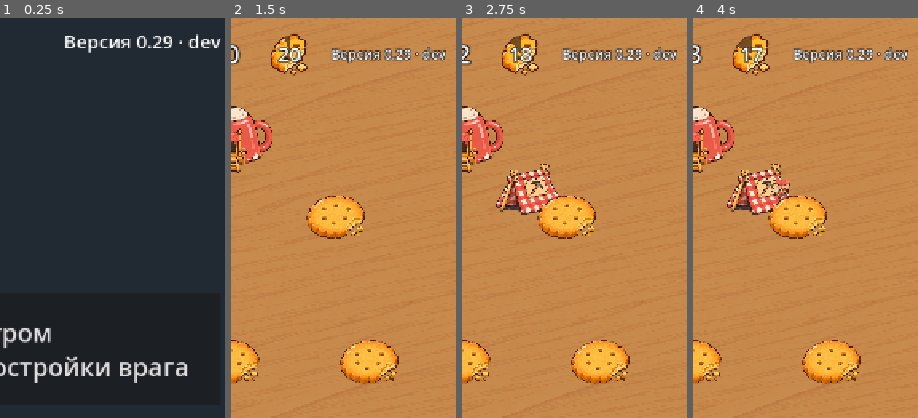
Above: before the commit, frames 1-4 (left to right).
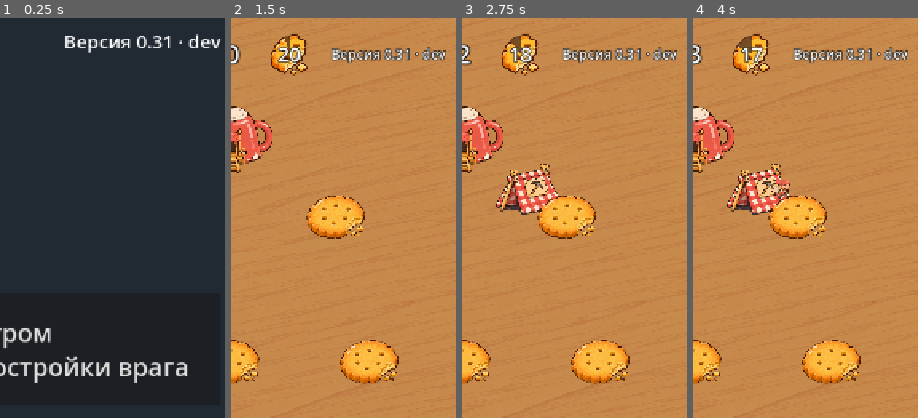
Above: after the commit, the same moments.

Repository: fishert2812/strategy-2d
Game: Godot game, scene res://scenes/main.tscn
Two runs of this game, one before a commit and one after it. Both use one fixed random seed, a clock stepped at 60 frames per second and the inputs below.
Inputs (mouse positions are % of the whole screen's width and height, from its top left):
- Up to frame 1 (0.25 s): no input
- Up to frame 2 (1.5 s): click "Разгром Разрушь все постройки…" at 0.5 s; tap Enter at 1.25 s; move the mouse to (72, 45) at 1.27 s; click (72, 45) at 1.42 s
- Up to frame 3 (2.75 s): drag from (30, 55) to (45, 70) at 2.02 s
- Up to frame 4 (4 s): move the mouse to (60, 28) at 2.77 s; click (60, 28) at 2.92 s; drag from (45, 70) to (20, 35) at 3.52 s
The pictures show only the part of the screen within x 50-100%, y 0-50%; the shares and areas given below are measured in that part.

The runs differ from the first frame. In frame 1, 0.2% of the frame differs, in the area x 68-77%, y 4-8%; in frame 2, 0.2%; in frame 3, 0.2%; in frame 4, 0.2%.

Commit message:
Лагерь сам тянет тропу к ближайшему свободному печенью (ждёт слова Романа)
Co-Authored-By: Claude Opus 5.5 <noreply@anthropic.com>
Claude-Session: https://claude.ai/code/session_019VbyzFae5xLzL824rEKy7F

Diff:
--- a/data/version.json
+++ b/data/version.json
@@ -1,3 +1,3 @@
 {
-	"number": "0.29"
+	"number": "0.31"
 }
--- a/scripts/sim.gd
+++ b/scripts/sim.gd
@@ -369,7 +369,14 @@
 	if can_build(side, kind, pos) != "":
 		return {}
 	gold[side] -= cfg.buildings[kind].cost
-	return _add_building(side, kind, pos)
+	var b := _add_building(side, kind, pos)
+	if kind == "camp":  # лагерь сам тянет тропу к ближайшему свободному печенью; перетягивание меняет цель
+		var taken := of_side(side, "camp").map(func(c): return c.target)
+		var free := deposits.filter(func(d): return d.gold > 0 and not taken.any(func(t): return is_same(t, d)))
+		free.sort_custom(func(a, c): return a.pos.distance_to(pos) < c.pos.distance_to(pos))
+		if not free.is_empty():
+			set_path(b, free[0].pos)
+	return b
 
 
 func damage(b: Dictionary, amount: float) -> void:
--- a/tests/test_flag.gd
+++ b/tests/test_flag.gd
@@ -54,7 +54,7 @@
 func test_end_screen_sends_in_one_tap() -> String:
 	var battle: Control = await t._battle(t.SIZES[0])
 	var sim: Sim = battle.sim
-	sim.build(Sim.PLAYER, "camp", Vector2(250, 830))
+	sim.build(Sim.PLAYER, "camp", Vector2(250, 830)).target = {}  # лагерь без тропы: печенье кончилось
 	battle.hint("тяни тропу к залежи")
 	for i in 20:
 		battle.box.step(sim, 1.5)
--- a/tests/test_mining.gd
+++ b/tests/test_mining.gd
@@ -50,3 +50,24 @@
 	if sim.deposits[0].gold != 0 or sim.gold[Sim.PLAYER] - before != 12:
 		return "в залежи осталось %d, принесли %d из 12" % [sim.deposits[0].gold, sim.gold[Sim.PLAYER] - before]
 	return ""
+
+
+## Зачем игроку: новичку не надо догадываться, что лагерю нужна тропа (слепой игрок на 0.25 ждал 30 с,
+## на 0.29 принял подсказку за работу). Лагерь сразу тянет тропу к ближайшему свободному печенью и носит крошки,
+## второй лагерь рядом берёт другое печенье, перетягивание меняет цель.
+func test_camp_mines_nearest_cookie_by_itself() -> String:
+	var sim := Sim.new()
+	sim.gold = [1000, 1000]
+	var a := sim.build(Sim.PLAYER, "camp", Vector2(250, 830))
+	var b := sim.build(Sim.PLAYER, "camp", Vector2(250, 700))
+	if a.target.get("pos") != Vector2(170, 760):
+		return "лагерь не взял ближайшее печенье сам: %s" % [a.target.get("pos")]
+	if b.target.is_empty() or is_same(b.target, a.target):
+		return "второй лагерь не взял другое свободное печенье"
+	var g: float = sim.gold[Sim.PLAYER]
+	for i in int(30 / 0.05):
+		sim.step(0.05)
+	if sim.gold[Sim.PLAYER] - g <= sim.cfg.home_drip.gold * 30 / sim.cfg.home_drip.every:
+		return "лагерь без перетягивания не принёс крошек за 30 с"
+	sim.set_path(a, Vector2(360, 500))
+	return "" if a.target.get("pos") == Vector2(360, 500) else "перетягивание не сменило печенье"
Not shown, changed: CHANGELOG.md
